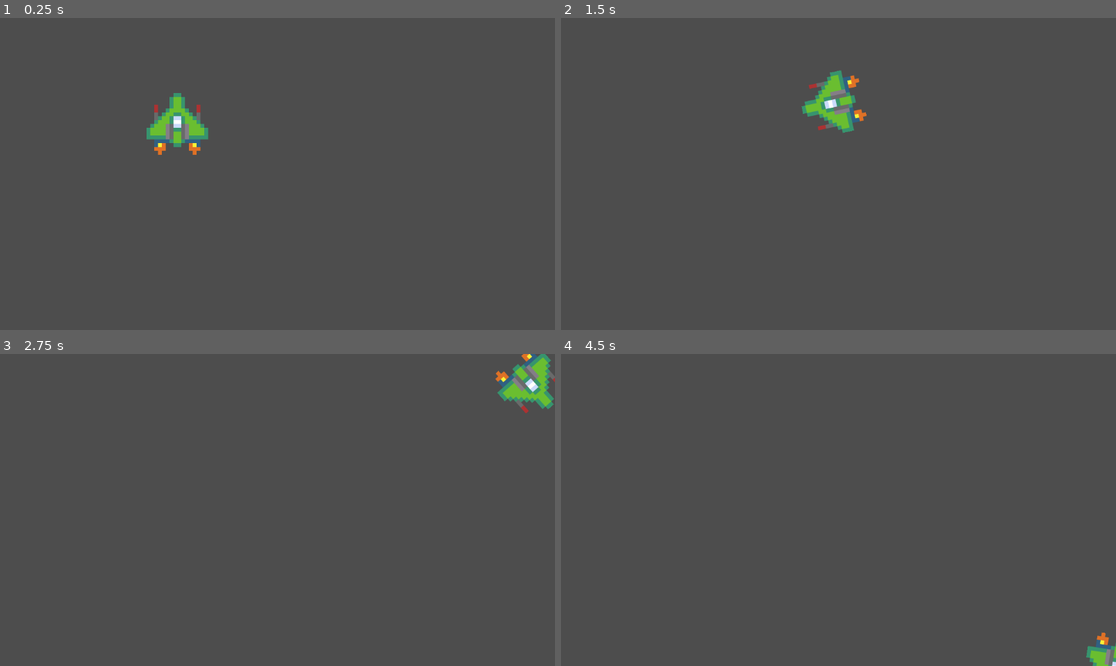
Above: before the commit, frames 1-4 (two rows, left to right).
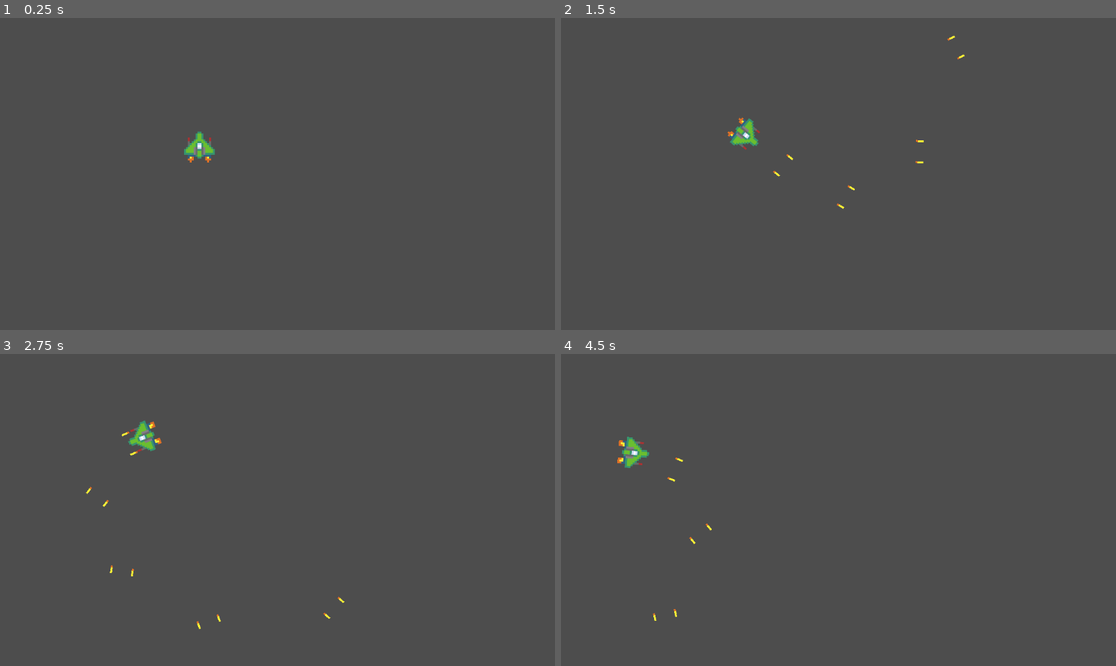
Above: after the commit, the same moments.

Repository: Vented5/Asteroids-01
Game: Godot game, scene res://main.tscn
Same seed, same stepped clock (60 frames per second), same inputs: the game is played once before the commit and once after it. Before the commit the project starts from res://Ship1.tscn.
Inputs:
- Up to frame 1 (0.25 s): no input
- Up to frame 2 (1.5 s): tap Enter at 0.5 s; hold D (rotate_right) 0.53-1.28 s; hold Space (shoot, bound only after the commit) 0.53-1.28 s; hold S (move_backwards) from 1.28 s (still down); tap Space (shoot, bound only after the commit) at 1.35 s
- Up to frame 3 (2.75 s): release S (move_backwards) at 2.03 s; hold D (rotate_right) from 2.03 s (still down); hold Space (shoot, bound only after the commit) from 2.03 s (still down)
- Up to frame 4 (4.5 s): release D (rotate_right) at 2.78 s; release Space (shoot, bound only after the commit) at 2.78 s; hold W (move_forward) 2.78-3.53 s; tap Space (shoot, bound only after the commit) at 2.85, 4.35 s; hold Space (shoot, bound only after the commit) 3.53-4.28 s; hold A (rotate_left) from 3.53 s (still down)

The runs differ from the first frame. In frame 1, 1.5% of the frame differs, in the area x 26-39%, y 24-47%; in frame 2, 1.7%, in the area x 29-73%, y 5-62%; in frame 3, 1.7%; in frame 4, 0.8%.

Commit message:
Scene(bullet):Shoot functionality for the ship scene, asteroid sprites added.

Diff:
--- a/Ship1.tscn
+++ b/Ship1.tscn
@@ -1,13 +1,47 @@
-[gd_scene load_steps=3 format=3 uid="uid://b3xuxkwmvy1lv"]
+[gd_scene load_steps=6 format=3 uid="uid://b3xuxkwmvy1lv"]
 
 [ext_resource type="Script" path="res://ship_1.gd" id="1_bmhhx"]
-[ext_resource type="Texture2D" uid="uid://dqyglp4e3y5ni" path="res://Sprite-0001-128x128.png" id="1_qb6rv"]
+[ext_resource type="PackedScene" uid="uid://eqwoefrttfba" path="res://bullet.tscn" id="2_mnkgy"]
+[ext_resource type="Texture2D" uid="uid://dmkgcdmbxbc72" path="res://Sprite-0001-128x128-advancing1.png" id="2_xib2s"]
+[ext_resource type="Texture2D" uid="uid://dbvx2p7tahtkp" path="res://Sprite-0001-128x128-advancing2.png" id="3_4025g"]
+
+[sub_resource type="SpriteFrames" id="SpriteFrames_se22p"]
+animations = [{
+"frames": [{
+"duration": 1.0,
+"texture": ExtResource("2_xib2s")
+}, {
+"duration": 1.0,
+"texture": ExtResource("3_4025g")
+}],
+"loop": true,
+"name": &"Idle",
+"speed": 5.0
+}]
 
 [node name="Ship-01" type="Area2D"]
-position = Vector2(368, 220)
+position = Vector2(414, 268)
+scale = Vector2(0.5, 0.5)
 script = ExtResource("1_bmhhx")
-speed = 1000
+rotation_speed = 0.05
+bullet_scene = ExtResource("2_mnkgy")
 metadata/_edit_group_ = true
 
-[node name="Sprite2D" type="Sprite2D" parent="."]
-texture = ExtResource("1_qb6rv")
+[node name="AnimatedSprite2D" type="AnimatedSprite2D" parent="."]
+sprite_frames = SubResource("SpriteFrames_se22p")
+animation = &"Idle"
+frame = 1
+frame_progress = 0.250835
+
+[node name="Cannon1" type="Marker2D" parent="."]
+position = Vector2(44, -36)
+rotation = 4.71239
+
+[node name="Cannon2" type="Marker2D" parent="."]
+position = Vector2(-44, -36)
+rotation = 4.71239
+
+[node name="Fire_rate" type="Timer" parent="."]
+wait_time = 0.15
+
+[connection signal="timeout" from="Fire_rate" to="." method="_on_fire_rate_timeout"]
--- /dev/null
+++ b/bullet.gd
@@ -0,0 +1,19 @@
+extends Node2D
+
+@export var speed = 750
+
+func _physics_process(delta: float):
+	position += transform.x * speed * delta
+
+# Called when the node enters the scene tree for the first time.
+func _ready() -> void:
+	pass # Replace with function body.
+
+
+# Called every frame. 'delta' is the elapsed time since the previous frame.
+func _process(delta: float) -> void:
+	pass
+
+
+func _on_visible_on_screen_notifier_2d_screen_exited():
+	queue_free() # Replace with function body.
--- /dev/null
+++ b/bullet.tscn
@@ -0,0 +1,17 @@
+[gd_scene load_steps=3 format=3 uid="uid://eqwoefrttfba"]
+
+[ext_resource type="Texture2D" uid="uid://srs2uup1v6qu" path="res://Bullet-32x8.png" id="1_u8p5e"]
+[ext_resource type="Script" path="res://bullet.gd" id="1_yix1s"]
+
+[node name="Bullet" type="Node2D"]
+script = ExtResource("1_yix1s")
+speed = 1500
+metadata/_edit_group_ = true
+
+[node name="Sprite2D" type="Sprite2D" parent="."]
+rotation = 1.5708
+texture = ExtResource("1_u8p5e")
+
+[node name="VisibleOnScreenNotifier2D" type="VisibleOnScreenNotifier2D" parent="."]
+
+[connection signal="screen_exited" from="VisibleOnScreenNotifier2D" to="." method="_on_visible_on_screen_notifier_2d_screen_exited"]
--- /dev/null
+++ b/main.gd
@@ -0,0 +1,11 @@
+extends Node
+
+
+# Called when the node enters the scene tree for the first time.
+func _ready() -> void:
+	pass # Replace with function body.
+
+
+# Called every frame. 'delta' is the elapsed time since the previous frame.
+func _process(delta: float) -> void:
+	pass
--- /dev/null
+++ b/main.tscn
@@ -0,0 +1,9 @@
+[gd_scene load_steps=3 format=3 uid="uid://jdd2ks4s4mvc"]
+
+[ext_resource type="Script" path="res://main.gd" id="1_vrjpv"]
+[ext_resource type="PackedScene" uid="uid://b3xuxkwmvy1lv" path="res://Ship1.tscn" id="2_nx463"]
+
+[node name="Main" type="Node"]
+script = ExtResource("1_vrjpv")
+
+[node name="Ship-01" parent="." instance=ExtResource("2_nx463")]
--- /dev/null
+++ b/node.gd
@@ -0,0 +1,11 @@
+extends Node
+
+
+# Called when the node enters the scene tree for the first time.
+func _ready() -> void:
+	pass # Replace with function body.
+
+
+# Called every frame. 'delta' is the elapsed time since the previous frame.
+func _process(delta: float) -> void:
+	pass
--- a/project.godot
+++ b/project.godot
@@ -11,7 +11,7 @@
 [application]
 
 config/name="Asteroids Mess"
-run/main_scene="res://Ship1.tscn"
+run/main_scene="res://main.tscn"
 config/features=PackedStringArray("4.3", "GL Compatibility")
 config/icon="res://icon.svg"
 
@@ -38,6 +38,11 @@
 "events": [Object(InputEventKey,"resource_local_to_scene":false,"resource_name":"","device":-1,"window_id":0,"alt_press …(191 unchanged characters)…
 ]
 }
+shoot={
+"deadzone": 0.5,
+"events": [Object(InputEventKey,"resource_local_to_scene":false,"resource_name":"","device":-1,"window_id":0,"alt_pressed":false,"shift_pressed":false,"ctrl_pressed":false,"meta_pressed":false,"pressed":false,"keycode":0,"physical_keycode":32,"key_label":0,"unicode":32,"location":0,"echo":false,"script":null)
+]
+}
 
 [rendering]
 
--- a/ship_1.gd
+++ b/ship_1.gd
@@ -1,11 +1,17 @@
 extends Area2D
 
-@export var speed = 400
+@export var speed = 200
+@export var rotation_speed = 0.1
+
+@export var bullet_scene : PackedScene
+var shoot_cooldown = true
+
 var screen_size
 
 # Called when the node enters the scene tree for the first time.
 func _ready():
 	screen_size = get_viewport_rect().size
+	$AnimatedSprite2D.play("Idle")
 
 
 # Called every frame. 'delta' is the elapsed time since the previous frame.
@@ -19,11 +25,24 @@
 		velocity = Vector2(0, +1).rotated(rotation)
 
 	if Input.is_action_pressed("rotate_right"):
-		rotate(0.1)
+		rotate(rotation_speed)
 
 	if Input.is_action_pressed("rotate_left"):
-		rotate(-0.1)
+		rotate(-rotation_speed)
 
+	if Input.is_action_pressed("shoot") and shoot_cooldown:
+		var bullet1 = bullet_scene.instantiate()
+		var bullet2 = bullet_scene.instantiate()
+		owner.add_child(bullet1)
+		owner.add_child(bullet2)
+		bullet1.transform = $Cannon1.global_transform
+		bullet2.transform = $Cannon2.global_transform
+		shoot_cooldown = false
+		$Fire_rate.start()
 
 	position += velocity * delta * speed
 	position = position.clamp(Vector2.ZERO, screen_size)
+
+
+func _on_fire_rate_timeout():
+	shoot_cooldown = true
Binary file added: Bullet-32x8.png
Not shown, added: Bullet-32x8.png.import
Binary file added: Bullet.ase
Binary file added: Sprite-0001-128x128-advancing1.png
Not shown, added: Sprite-0001-128x128-advancing1.png.import
Binary file added: Sprite-0001-128x128-advancing2.png
Not shown, added: Sprite-0001-128x128-advancing2.png.import
Binary file changed: Sprite-0001.ase
